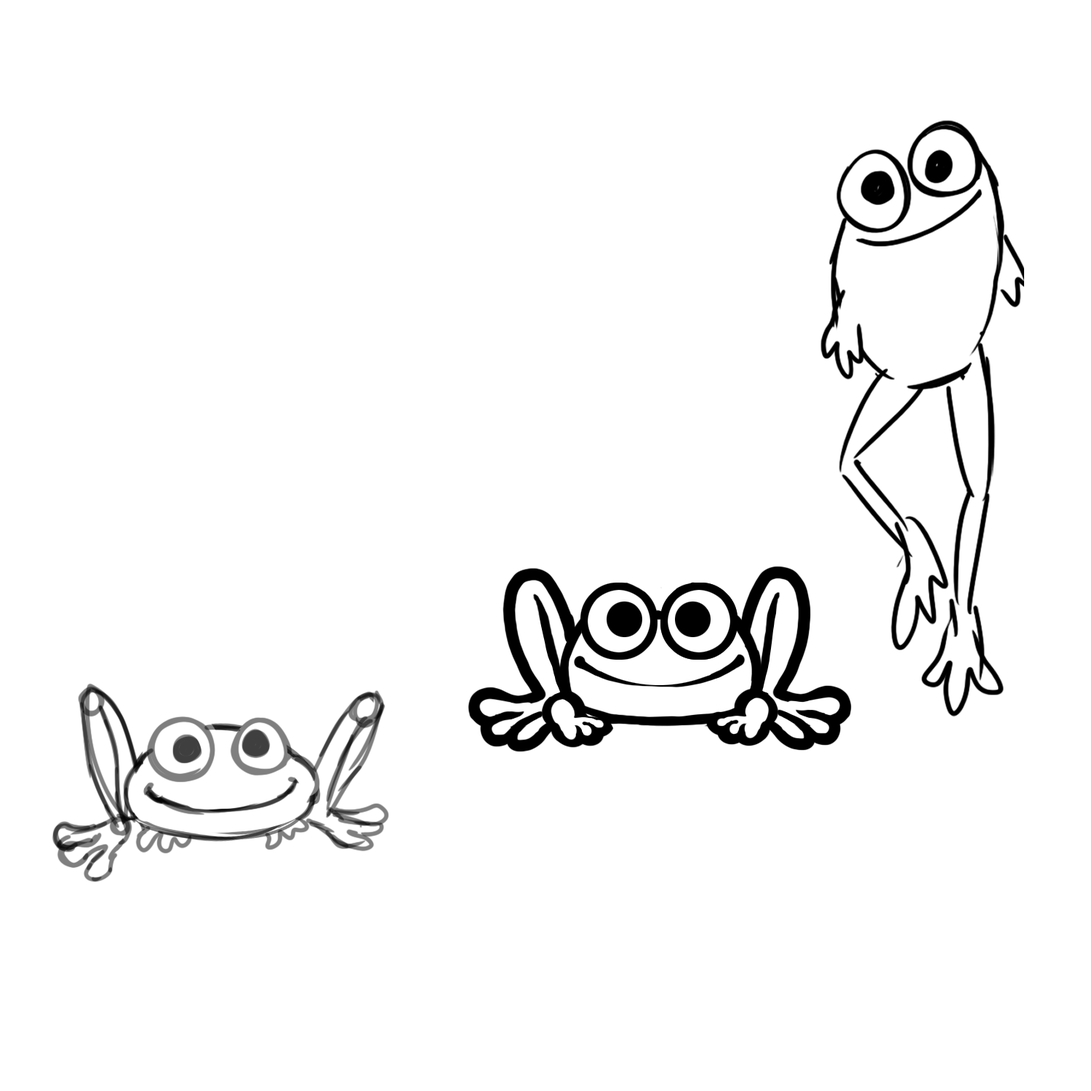
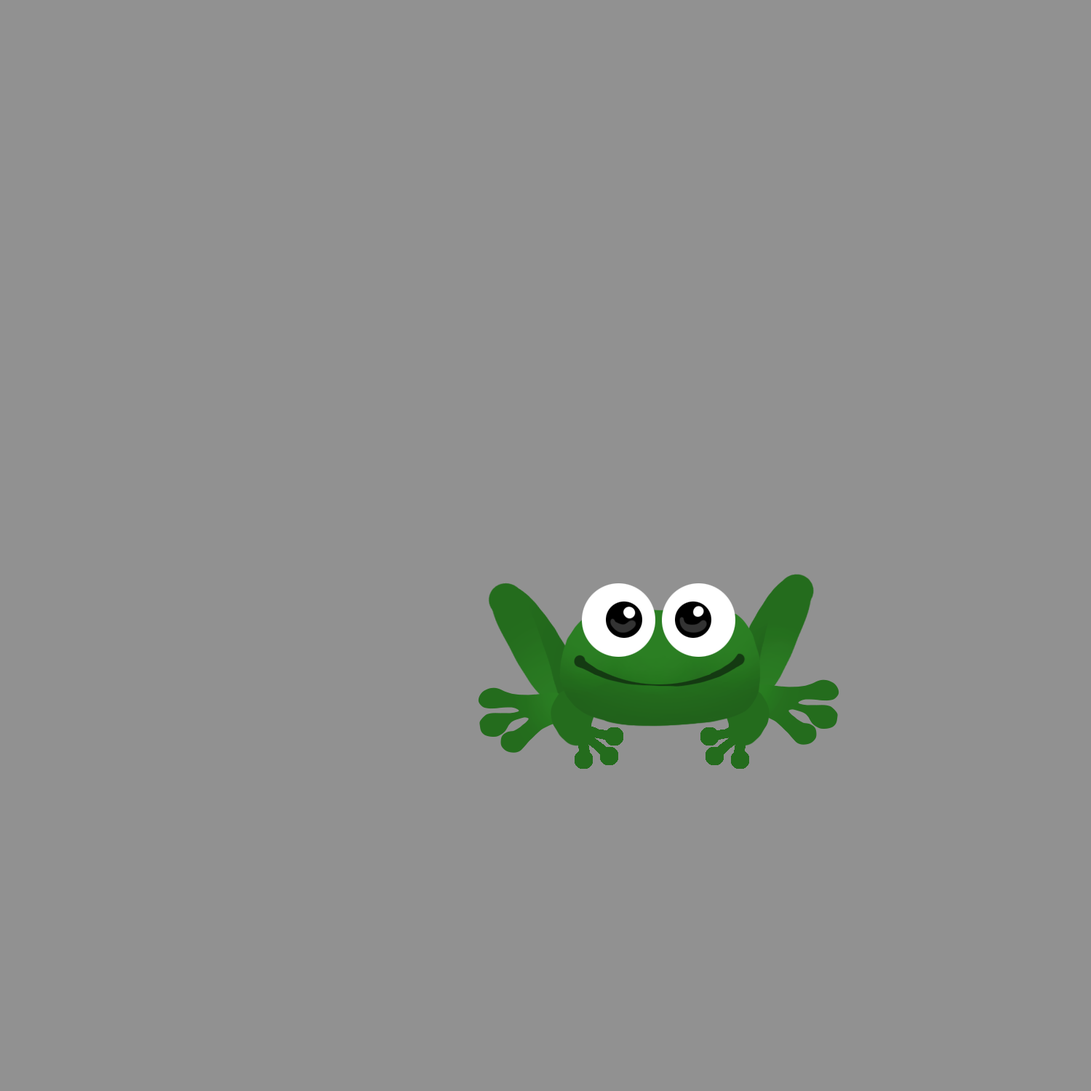
The second w=1091, h=1091 image is a revision of the first. Changes to its layers:
hid "Layer 2", opacity 100% → 11%, painted on it over [51, 120, 1025, 883]
added layer "pupil R" above "pupil L" over [675, 601, 712, 639]
added layer "pupil L" above "eye R" over [606, 601, 643, 639]
added layer "eye R" above "eye L" over [662, 583, 736, 658]
added layer "eye L" above "mouth" over [582, 583, 656, 658]
added layer "mouth" above "Body" over [574, 653, 746, 687]
added layer "Body" above "hand L" over [558, 608, 762, 727]
added layer "hand L" above "arm L" over [574, 726, 624, 770]
added layer "arm L" above "hand R" over [550, 689, 596, 748]
added layer "hand R" above "arm R" over [700, 726, 750, 770]
added layer "arm R" above "foot B L" over [725, 689, 771, 748]
added layer "foot B L" above "shin B L" over [478, 687, 569, 754]
added layer "shin B L" above "thigh B L" over [488, 582, 562, 710]
added layer "thigh B L" above "foot B R" over [488, 582, 581, 705]
added layer "foot B R" above "shin B R" over [749, 679, 840, 746]
added layer "shin B R" above "thigh B R" over [752, 573, 815, 706]
added layer "thigh B R" above "Layer 1" over [731, 574, 814, 702]
painted on "Layer 1" over [0, 0, 1091, 1091]
